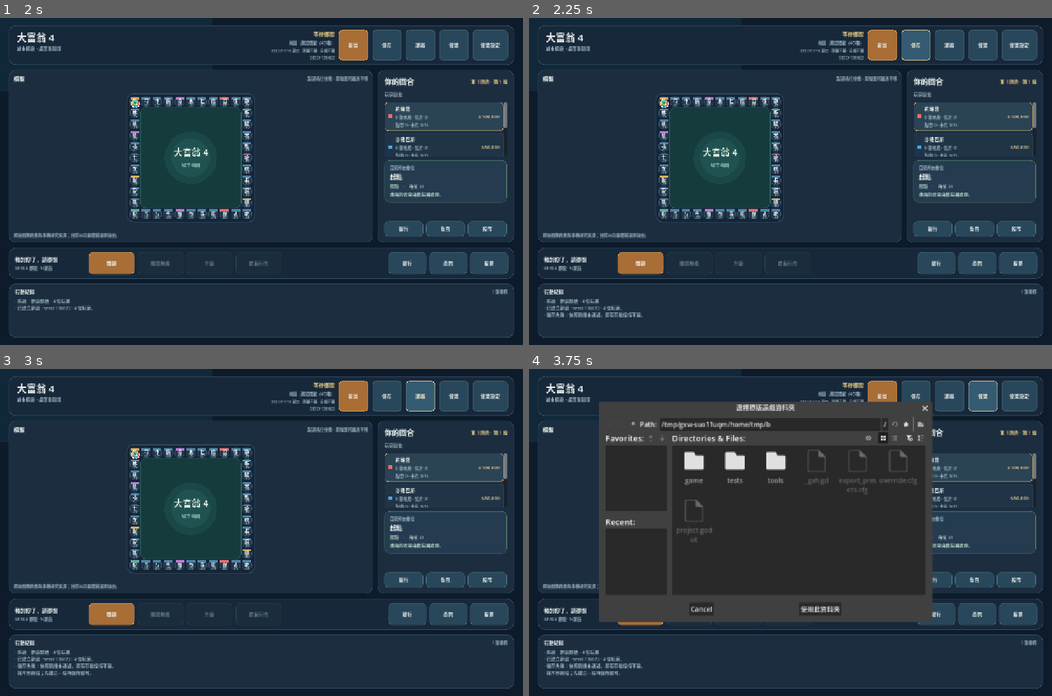
Above: before the commit, frames 1-4 (two rows, left to right).
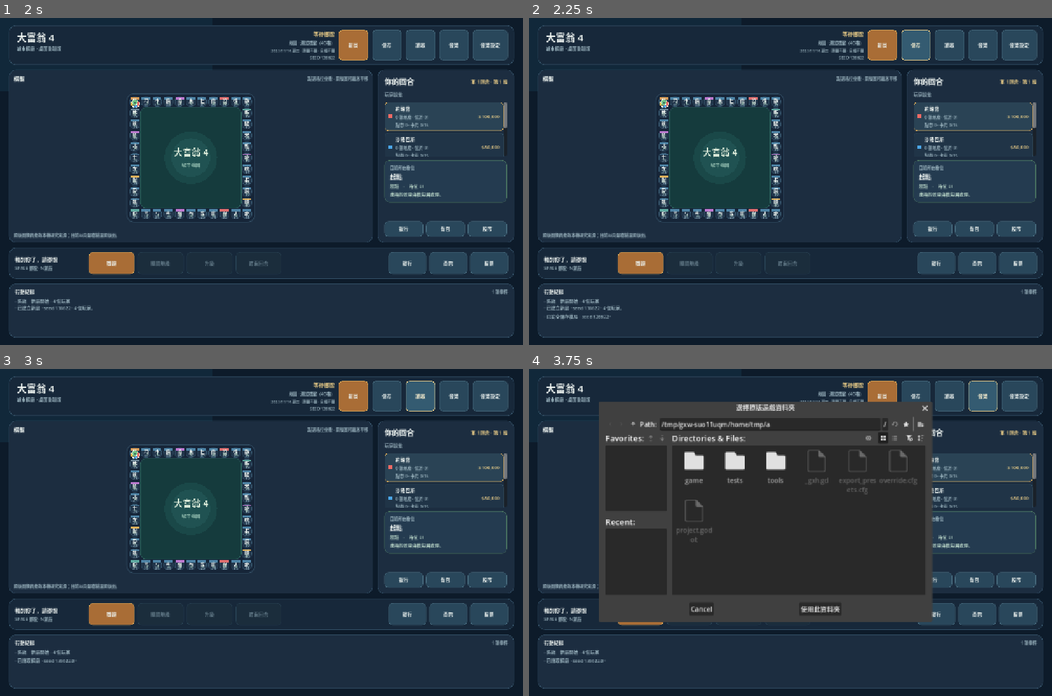
Above: after the commit, the same moments.

Repository: nurockplayer/richman4-remake
Game: Godot game, scene res://game/main.tscn
Two runs of this game, one before a commit and one after it. Both use one fixed random seed, a clock stepped at 60 frames per second and the inputs below.
Inputs:
- Up to frame 1 (2 s): click "新局" at 0.5 s; click "開始新局" at 1.25 s
- Up to frame 2 (2.25 s): click "儲存" at 2 s
- Up to frame 3 (3 s): click "讀取" at 2.75 s
- Up to frame 4 (3.75 s): click "音樂" at 3.5 s

Frame 1 is identical in both runs. In frame 2, 0.2% of the frame differs, in the area x 2-22%, y 90-92%; in frame 3, 0.5%; in frame 4, 0.5%, in the area x 2-47%, y 16-94%.

Commit message:
fix: validate facility save capability and preserved dice totals

Diff:
--- a/game/core/game_state.gd
+++ b/game/core/game_state.gd
@@ -136,7 +136,7 @@
 		return null
 	if not options.is_empty():
 		var setup_options: Dictionary = _normalize_setup_options(options, player_count)
-		if setup_options.is_empty():
+		if setup_options.is_empty() or bool(setup_options.get("original_facilities", false)):
 			return null
 		var setup_game = new()
 		setup_game._initialize_setup(seed_value, player_count, setup_options)
@@ -3756,6 +3756,8 @@
 	var last_total_valid: bool = _valid_int(last_total_value, 0, MAX_GRAPH_STEPS)
 	if not last_total_valid:
 		errors.append("invalid last_total")
+	if facility_save and last_total_valid and _valid_int(data.get("last_roll_total", null), 0, MAX_GRAPH_STEPS) and int(data["last_roll_total"]) != int(last_total_value):
+		errors.append("facility preserved roll total mismatch")
 	if graph_save and last_roll_valid and last_total_valid:
 		if last_roll.is_empty() and int(last_total_value) != 0:
 			errors.append("graph last roll is missing for total")
--- a/game/ui/main_ui.gd
+++ b/game/ui/main_ui.gd
@@ -728,7 +728,7 @@
 		character_ids.append(player_id)
 	return {
 		"original_inventory": true,
-		"original_facilities": true,
+		"original_facilities": bool(_selected_map_definition.get("original_facilities", false)),
 		"initial_fund": 200000,
 		"day_limit": 0,
 		"wealth_multiplier": 0,
@@ -875,7 +875,7 @@
 		seen[character_id] = true
 	return {"ok": true, "options": {
 		"original_inventory": true,
-		"original_facilities": true,
+		"original_facilities": bool(_selected_map_definition.get("original_facilities", false)),
 		"initial_fund": initial_fund,
 		"day_limit": day_limit,
 		"wealth_multiplier": wealth_multiplier,
--- /dev/null
+++ b/tests/facility_save_recovery.gd
@@ -0,0 +1,48 @@
+extends SceneTree
+const Game = preload("res://game/core/game_state.gd")
+const MainScene = preload("res://game/main.tscn")
+const Maps = preload("res://game/content/original_maps.gd")
+const Fixture = preload("res://tests/fixtures/original_map_fixture.gd")
+var checks := 0
+var failures := 0
+func _initialize() -> void:
+	call_deferred("run")
+func expect(ok: bool, message: String) -> void:
+	checks += 1
+	if not ok:
+		failures += 1
+		push_error(message)
+func run() -> void:
+	var ui = MainScene.instantiate()
+	root.add_child(ui)
+	await process_frame
+	ui.set_process(false)
+	ui._load_map_catalog("user://facility-recovery-missing-catalog.json")
+	var options: Dictionary = ui._default_setup_options(4)
+	expect(ui._new_game(42, 4, ui._selected_map_definition, options), "asset-free fallback starts")
+	expect(int(ui.state.version) == 4, "asset-free fallback retains nongraph inventory save")
+	expect(Game.from_dict(JSON.parse_string(ui.game_state.to_json())) != null, "asset-free UI game survives JSON save and load")
+	var forbidden := options.duplicate(true)
+	forbidden.original_facilities = true
+	expect(Game.new_game(42, 4, forbidden) == null, "classic constructor rejects graph-only facility mode")
+	ui.queue_free()
+	await process_frame
+	var definition: Dictionary = Maps.normalize_map(Fixture.make(), true).definition
+	var game = Game.new_game_on_board(42, 2, definition, {"original_facilities": true, "start_date": {"year": 1998, "month": 1, "day": 1}})
+	game.roll()
+	expect(game.state.phase == "await_route", "roll fixture pauses at route selection")
+	var snapshot: Dictionary = JSON.parse_string(game.to_json())
+	expect(bool(Game.validate_save(snapshot).ok), "unaltered pending roll snapshot validates")
+	var resumed = Game.from_dict(snapshot)
+	if resumed != null:
+		game.run_ai_match(500)
+		resumed.run_ai_match(500)
+		expect(game.to_json() == resumed.to_json(), "unaltered route snapshot resumes identically")
+	for changed_total in range(19):
+		if changed_total == int(snapshot.last_total):
+			continue
+		var malformed := snapshot.duplicate(true)
+		malformed.last_roll_total = changed_total
+		expect(not bool(Game.validate_save(malformed).ok), "reject inconsistent preserved total %d" % changed_total)
+	print("Facility save recovery checks: %d, failures: %d" % [checks, failures])
+	quit(1 if failures else 0)
--- a/tests/inventory_ui.gd
+++ b/tests/inventory_ui.gd
@@ -18,7 +18,7 @@
 	await process_frame
 	await process_frame
 	ui.set_process(false)
-	expect(int(ui.state.get("version", 0)) == 5, "UI new game opts into facilities with original inventory")
+	expect(int(ui.state.get("version", 0)) == (5 if bool(ui._selected_map_definition.get("original_facilities", false)) else 4), "UI uses facility graph or classic inventory save for selected map")
 	ui._on_cards_pressed()
 	expect(ui.cards_popup.visible, "backpack opens before rolling")
 	await process_frame
--- a/tests/setup_ui.gd
+++ b/tests/setup_ui.gd
@@ -48,7 +48,7 @@
 	ui.start_day_input.value = day
 
 func _test_default_setup_and_four_players(ui: Control) -> void:
-	_expect(int(ui.state.get("version", 0)) == 5, "startup uses facility setup save version")
+	_expect(int(ui.state.get("version", 0)) == (5 if bool(ui._selected_map_definition.get("original_facilities", false)) else 4), "startup save version matches selected map capability")
 	_expect(int(ui.state.get("initial_fund", 0)) == 200000, "startup uses the default initial fund")
 	_expect(int(ui.state.get("day_limit", -1)) == 0, "startup has no day limit")
 	_expect(int(ui.state.get("wealth_multiplier", -1)) == 0, "startup has no wealth target")
@@ -81,7 +81,7 @@
 	await process_frame
 	var snapshot: Dictionary = ui.state
 	_expect(int(snapshot.get("seed", 0)) == 101, "setup keeps the requested seed")
-	_expect(int(snapshot.get("version", 0)) == 5, "confirmed setup uses facility save version five")
+	_expect(int(snapshot.get("version", 0)) == (5 if bool(ui._selected_map_definition.get("original_facilities", false)) else 4), "confirmed setup preserves selected map capability")
 	_expect(int(snapshot.get("initial_fund", 0)) == 100000, "confirmed setup stores initial fund")
 	_expect(int(snapshot.get("day_limit", 0)) == 365, "confirmed setup stores day limit")
 	_expect(int(snapshot.get("wealth_multiplier", 0)) == 3, "confirmed setup stores wealth multiplier")
@@ -131,5 +131,5 @@
 	var options: Dictionary = ui._default_setup_options(4)
 	_expect(options.get("start_date", {}) == {"year": 1998, "month": 1, "day": 1}, "missing system date uses supported fallback")
 	var game: Object = GameState.new_game(42, 4, options)
-	_expect(game != null and int(game.state.get("version", 0)) == 5, "missing clock retains facility setup mode")
+	_expect(game != null and int(game.state.get("version", 0)) == 4, "missing clock retains classic inventory setup mode")
 	ui.free()
Not shown, changed: tools/check.sh
